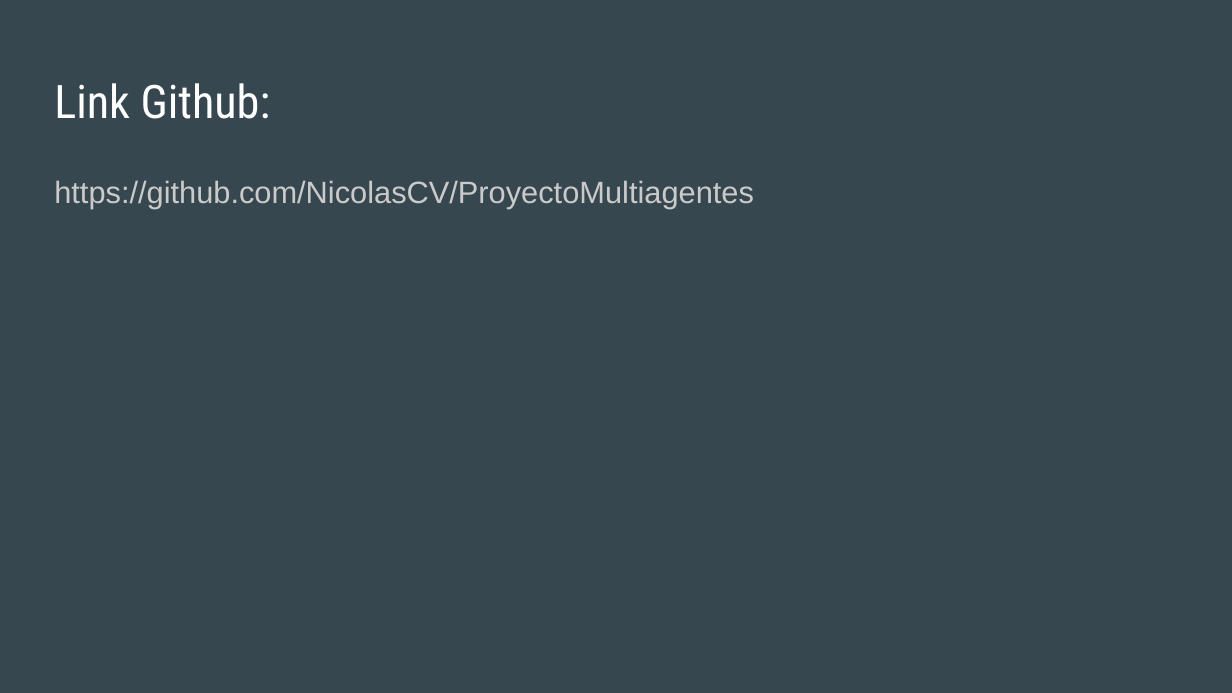
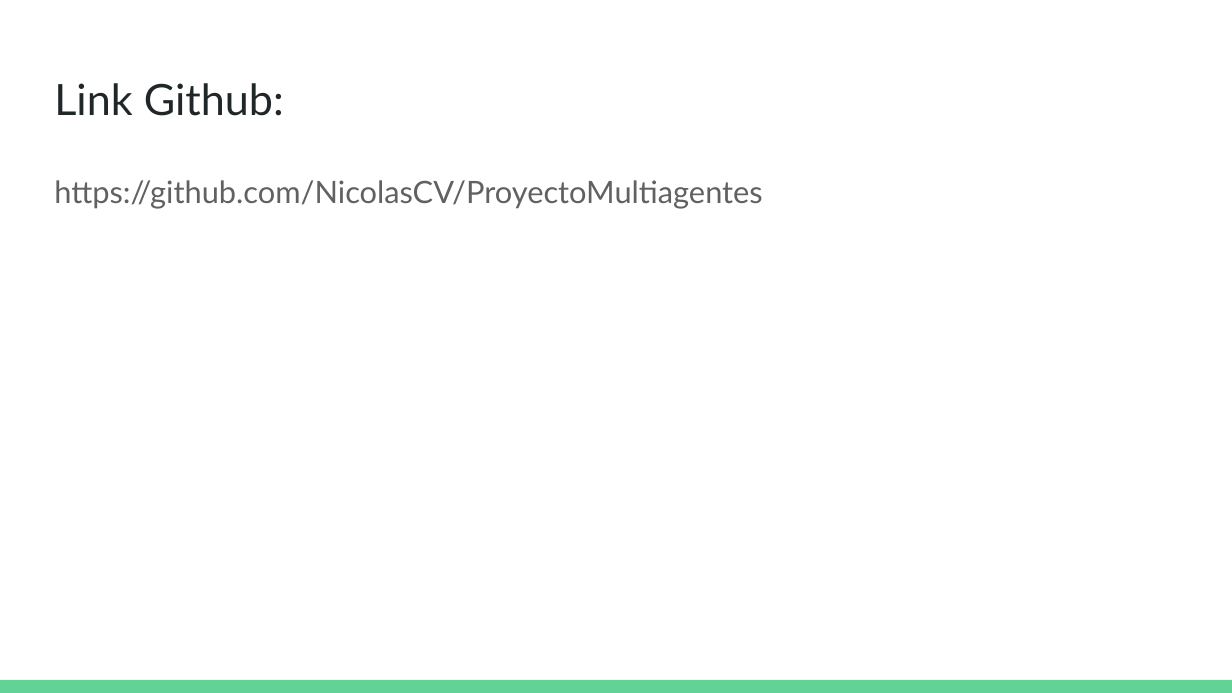
Before and after one commit to NicolasCV/ProyectoMultiagentes, a slide deck: slide 6 of Demostracion/Proyecto Multiagentes Presentacion.pptx (slide 4 before the commit). Drawn at 1232x693 pixels with LibreOffice and Linux fonts; fonts in the diff are those of the drawing. Boxes give left, top, right and bottom in pixels: in the first picture for what was removed or moved away, otherwise in the second. Text is boxed around its words. In the diff, an @@ line names an element or a change of style, - is before the commit and + after.

```diff
--- a/Demostracion/Proyecto Multiagentes Presentacion.pptx
+++ b/Demostracion/Proyecto Multiagentes Presentacion.pptx
@@ background #37474F to #FFFFFF @@
@@ title "Link Github:" at <box>54,83,284,116</box>: size 27 to 25.2 pt, font Roboto Condensed to Lato, text colour #FFFFFF to #202729 @@
@@ text "https://github.com/NicolasCV/ProyectoMultiagentes" at <box>54,180,762,209</box>: font Arial to Lato, text colour #CACACA to #616161 @@
@@ rectangle added at <box>0,680,1232,693</box>, fill #63D297 @@
```
Also in this commit, not shown: 3 other slides changed, 3 slides added, 1 other file.
